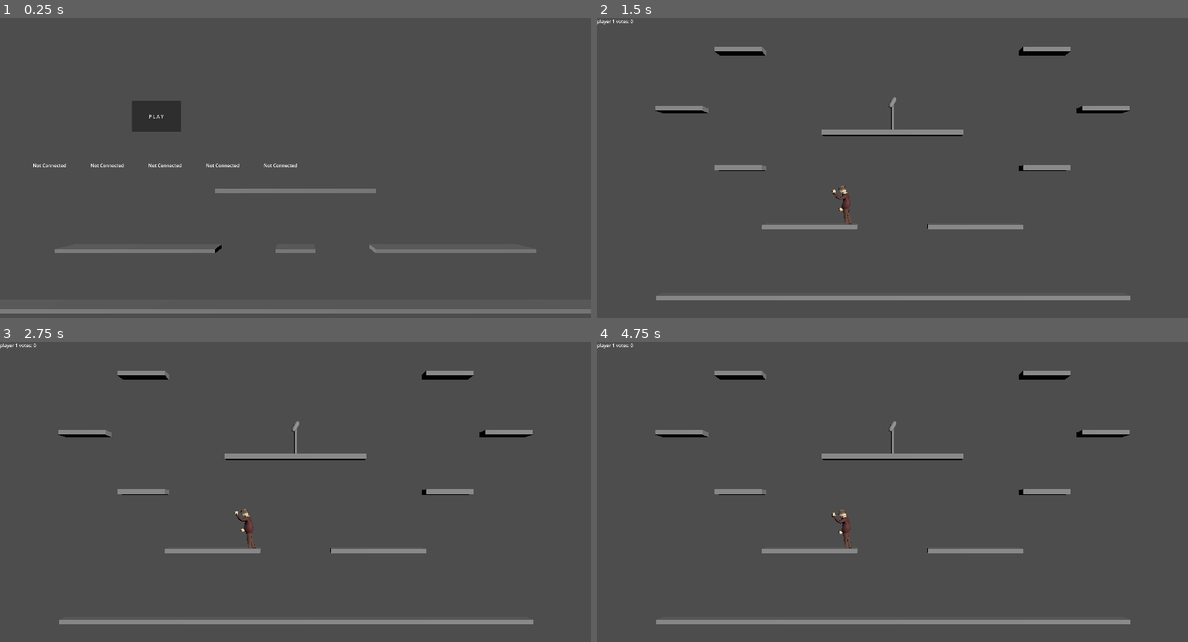
Above: before the commit, frames 1-4 (two rows, left to right).
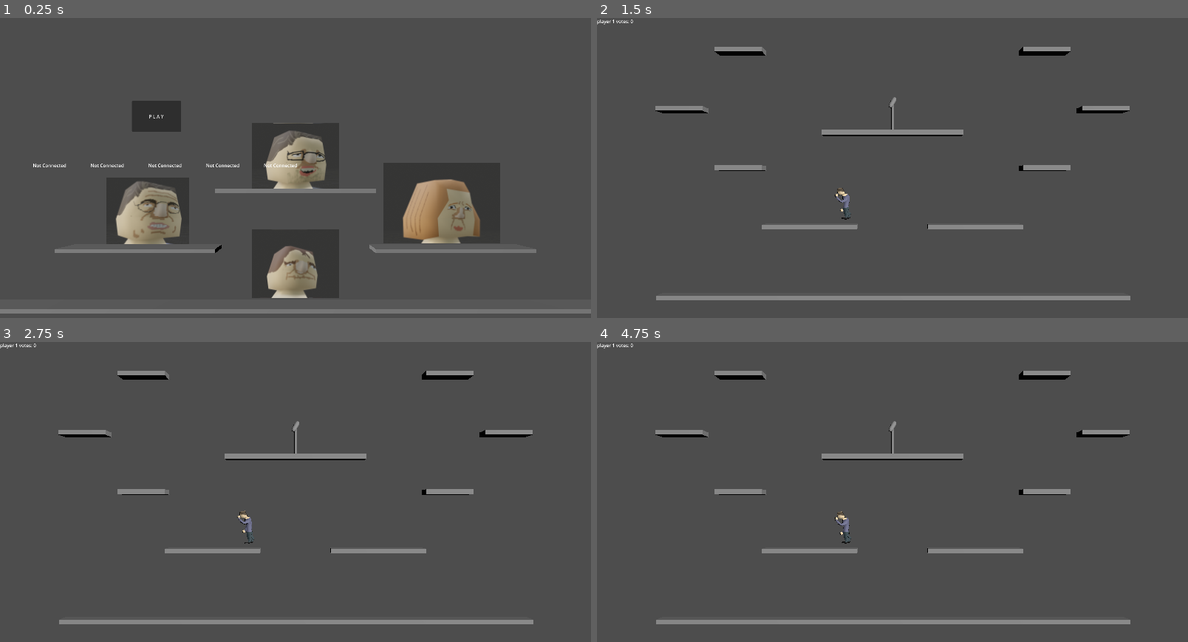
Above: after the commit, the same moments.

Repository: Dethcrvsh/mortal-democracy
Game: Godot game, scene res://scenes/main.tscn
Two runs of this game, one before a commit and one after it. Both use one fixed random seed, a clock stepped at 60 frames per second and the inputs below.
Inputs (mouse positions are in pixels of both pictures, inside the frame that each line leads up to):
- Up to frame 1 (0.25 s): no input
- Up to frame 2 (1.5 s): click "P L A Y" at 0.5 s; tap Enter (start) at 1.25, 1.35 s; move the mouse to (1022, 174) at 1.27 s; click (1022, 174) at 1.42 s
- Up to frame 3 (2.75 s): tap Enter (start) at 2 s; drag from (177, 531) to (265, 585) at 2.02 s
- Up to frame 4 (4.75 s): move the mouse to (951, 438) at 2.77 s; tap Enter (start) at 2.85, 3.5, 4.25, 4.35 s; click (951, 438) at 2.92 s; drag from (862, 585) to (715, 462) at 3.52 s; move the mouse to (1069, 567) at 4.27 s; click (1069, 567) at 4.42 s

The runs differ from the first frame. In frame 1, 11% of the frame differs, in the area x 18-85%, y 34-94%; in frame 2, 0.2%; in frame 3, 0.2%; in frame 4, 0.2%.

Commit message:
added select portraits

Diff:
--- /dev/null
+++ b/CharacterChanger.gd
@@ -0,0 +1,23 @@
+extends Area3D
+
+@onready var jimmy_model = load("res://scenes/jimmie_model.tscn")
+@onready var annie_model = load("res://scenes/annie_model.tscn")
+@onready var stefan_model = load("res://scenes/stefan_model.tscn")
+@onready var ulf_model = load("res://scenes/ulf_model.tscn")
+
+var id_to_model
+var character_id = 0
+
+# Called when the node enters the scene tree for the first time.
+func _ready():
+	id_to_model = {0:jimmy_model, 1:annie_model, 2:stefan_model, 3:ulf_model}
+
+
+# Called every frame. 'delta' is the elapsed time since the previous frame.
+func set_character_id(id):
+	character_id = id
+
+func _on_body_entered(body):
+	if body.has_method("change_character"):
+		var model_instance = id_to_model[character_id].instantiate()
+		body.change_character(model_instance)
--- /dev/null
+++ b/scenes/CharacterChangesMaster.gd
@@ -0,0 +1,12 @@
+extends Node3D
+
+
+# Called when the node enters the scene tree for the first time.
+func _ready():
+	var children = get_children()
+	for i in range(3):
+		children[i].get_node("CharacterChanger").set_character_id(i)
+
+# Called every frame. 'delta' is the elapsed time since the previous frame.
+func _process(delta):
+	pass
--- a/scenes/MenuMap.tscn
+++ b/scenes/MenuMap.tscn
@@ -1,8 +1,13 @@
-[gd_scene load_steps=4 format=3 uid="uid://dqhh5n0g2ejap"]
+[gd_scene load_steps=9 format=3 uid="uid://dqhh5n0g2ejap"]
 
 [ext_resource type="Script" path="res://scripts/map.gd" id="1_1ekv2"]
 [ext_resource type="PackedScene" uid="uid://bkoeeqyhqgy0l" path="res://scenes/Platform2.tscn" id="2_we57d"]
-[ext_resource type="PackedScene" uid="uid://da4bmar1xqjac" path="res://scenes/Platform1.tscn" id="3_lrvjl"]
+[ext_resource type="Script" path="res://scenes/CharacterChangesMaster.gd" id="3_h657m"]
+[ext_resource type="PackedScene" uid="uid://bkwa3ru7esa1j" path="res://scenes/character_changer.tscn" id="3_ppmdg"]
+[ext_resource type="Texture2D" uid="uid://ch8rfnu6a7l50" path="res://Assets/headshots/akesson.png" id="4_k1el4"]
+[ext_resource type="Texture2D" uid="uid://cbiuhuaxgrcfe" path="res://Assets/headshots/annie.png" id="6_a5w2p"]
+[ext_resource type="Texture2D" uid="uid://c1j2avryg6av2" path="res://Assets/headshots/steffe.png" id="7_esd25"]
+[ext_resource type="Texture2D" uid="uid://cctmiuqynkexv" path="res://Assets/headshots/uffe.png" id="8_r323d"]
 
 [node name="Map" type="Node3D"]
 script = ExtResource("1_1ekv2")
@@ -21,9 +26,6 @@
 transform = Transform3D(1, 0, 0, 0, 1, 0, 0, 0, 1, 24, 0, 0)
 
 [node name="Floor2" type="Node3D" parent="."]
-
-[node name="Platform1" parent="Floor2" instance=ExtResource("3_lrvjl")]
-transform = Transform3D(1, 0, 0, 0, 1, 0, 0, 0, 1, 12, 3, 0)
 
 [node name="Platform2" parent="Floor2" instance=ExtResource("2_we57d")]
 transform = Transform3D(1, 0, 0, 0, 1, 0, 0, 0, 1, 20, 3, 0)
@@ -58,3 +60,47 @@
 
 [node name="DirectionalLight3D" type="DirectionalLight3D" parent="."]
 transform = Transform3D(0.695085, 0, -0.718927, 0.332398, 0.886696, 0.321374, 0.63747, -0.462352, 0.616329, 0, 0, 0)
+light_indirect_energy = 3.438
+
+[node name="CharacterChanges" type="Node3D" parent="."]
+script = ExtResource("3_h657m")
+
+[node name="Jimmy" type="Node3D" parent="CharacterChanges"]
+transform = Transform3D(1, 0, 0, 0, 1, 0, 0, 0, 1, 12, 7, 0)
+
+[node name="CharacterChanger" parent="CharacterChanges/Jimmy" instance=ExtResource("3_ppmdg")]
+metadata/character_id = 0
+
+[node name="Sprite3D" type="Sprite3D" parent="CharacterChanges/Jimmy"]
+transform = Transform3D(1, 0, 0, 0, 1, 0, 0, 0, 1, 0, 0.910712, -0.660134)
+texture = ExtResource("4_k1el4")
+
+[node name="annie" type="Node3D" parent="CharacterChanges"]
+transform = Transform3D(1, 0, 0, 0, 1, 0, 0, 0, 1, 20.0449, 4.08149, 0)
+
+[node name="CharacterChanger" parent="CharacterChanges/annie" instance=ExtResource("3_ppmdg")]
+metadata/character_id = 0
+
+[node name="Sprite3D" type="Sprite3D" parent="CharacterChanges/annie"]
+transform = Transform3D(1, 0, 0, 0, 1, 0, 0, 0, 1, 0, 1.24545, -0.660134)
+texture = ExtResource("6_a5w2p")
+
+[node name="stefan" type="Node3D" parent="CharacterChanges"]
+transform = Transform3D(1, 0, 0, 0, 1, 0, 0, 0, 1, 12, 1.05976, 0)
+
+[node name="CharacterChanger" parent="CharacterChanges/stefan" instance=ExtResource("3_ppmdg")]
+metadata/character_id = 0
+
+[node name="Sprite3D" type="Sprite3D" parent="CharacterChanges/stefan"]
+transform = Transform3D(1, 0, 0, 0, 1, 0, 0, 0, 1, 0, 0.934819, -0.660134)
+texture = ExtResource("7_esd25")
+
+[node name="ulf" type="Node3D" parent="CharacterChanges"]
+transform = Transform3D(1, 0, 0, 0, 1, 0, 0, 0, 1, 3.86736, 3.96716, 0)
+
+[node name="CharacterChanger" parent="CharacterChanges/ulf" instance=ExtResource("3_ppmdg")]
+metadata/character_id = 0
+
+[node name="Sprite3D" type="Sprite3D" parent="CharacterChanges/ulf"]
+transform = Transform3D(1, 0, 0, 0, 1, 0, 0, 0, 1, 0, 0.910712, -0.660134)
+texture = ExtResource("8_r323d")
--- a/scenes/annie_model.tscn
+++ b/scenes/annie_model.tscn
@@ -6,7 +6,6 @@
 [ext_resource type="Animation" uid="uid://bmr4xgufmw5op" path="res://Assets/Models/animation.res" id="4_gvohi"]
 [ext_resource type="Animation" uid="uid://dxmq2uikcd34p" path="res://Assets/Models/fall.res" id="5_1ptbk"]
 [ext_resource type="Animation" uid="uid://cj5b52ysxqyur" path="res://Assets/Models/jump.res" id="6_faup3"]
-[ext_resource type="Animation" uid="uid://rdmrcwnud04w" path="res://Assets/Models/tumble.res" id="7_1er0d"]
 
 [sub_resource type="StandardMaterial3D" id="StandardMaterial3D_kx3gw"]
 resource_name = "Material"
@@ -101,12 +100,10 @@
 "Idel": ExtResource("3_l1pap"),
 "Run": ExtResource("4_gvohi"),
 "fall": ExtResource("5_1ptbk"),
-"jump": ExtResource("6_faup3"),
-"tumble": ExtResource("7_1er0d")
+"jump": ExtResource("6_faup3")
 }
 
 [node name="Model" type="Node3D"]
-transform = Transform3D(0, 0, 0, 0, 0, 0, 0, 0, 0, 0, 0, 0)
 
 [node name="Camera" type="Node3D" parent="."]
 transform = Transform3D(0.685921, 0.651558, 0.324014, 0, 0.445271, -0.895396, -0.727676, 0.61417, 0.305421, 7.35889, 4.95831, 6.92579)
--- /dev/null
+++ b/scenes/character_changer.tscn
@@ -0,0 +1,14 @@
+[gd_scene load_steps=3 format=3 uid="uid://bkwa3ru7esa1j"]
+
+[ext_resource type="Script" path="res://CharacterChanger.gd" id="1_5tjkk"]
+
+[sub_resource type="BoxShape3D" id="BoxShape3D_xhs85"]
+size = Vector3(2, 2, 2)
+
+[node name="CharacterChanger" type="Area3D"]
+script = ExtResource("1_5tjkk")
+
+[node name="CollisionShape3D" type="CollisionShape3D" parent="."]
+shape = SubResource("BoxShape3D_xhs85")
+
+[connection signal="body_entered" from="." to="." method="_on_body_entered"]
--- a/scenes/jimmie_model.tscn
+++ b/scenes/jimmie_model.tscn
@@ -6,7 +6,6 @@
 [ext_resource type="Animation" uid="uid://bmr4xgufmw5op" path="res://Assets/Models/animation.res" id="4_8rlc2"]
 [ext_resource type="Animation" uid="uid://dxmq2uikcd34p" path="res://Assets/Models/fall.res" id="5_jk8jx"]
 [ext_resource type="Animation" uid="uid://cj5b52ysxqyur" path="res://Assets/Models/jump.res" id="6_0u47y"]
-[ext_resource type="Animation" uid="uid://rdmrcwnud04w" path="res://Assets/Models/tumble.res" id="7_g4gqr"]
 
 [sub_resource type="StandardMaterial3D" id="StandardMaterial3D_x2v03"]
 resource_name = "Material"
@@ -101,12 +100,10 @@
 "Idel": ExtResource("3_diwpd"),
 "Run": ExtResource("4_8rlc2"),
 "fall": ExtResource("5_jk8jx"),
-"jump": ExtResource("6_0u47y"),
-"tumble": ExtResource("7_g4gqr")
+"jump": ExtResource("6_0u47y")
 }
 
 [node name="Model" type="Node3D"]
-transform = Transform3D(0, 0, 0, 0, 0, 0, 0, 0, 0, 0, 0, 0)
 
 [node name="Camera" type="Node3D" parent="."]
 transform = Transform3D(0.685921, 0.651558, 0.324014, 0, 0.445271, -0.895396, -0.727676, 0.61417, 0.305421, 7.35889, 4.95831, 6.92579)
@@ -119,84 +116,84 @@
 bones/0/rest = Transform3D(1, -1.04921e-10, -2.38307e-07, -1.49054e-08, 0.998014, -0.0629863, 2.3784e-07, 0.0629863, 0.998014, 2.32834e-10, 1.50564, -0.00677861)
 bones/0/enabled = true
 bones/0/position = Vector3(2.32834e-10, 1.97534, -0.00677862)
-bones/0/rotation = Quaternion(0.0559156, -1.1897e-07, -6.61014e-09, 0.998436)
+bones/0/rotation = Quaternion(0.0271641, -1.19111e-07, -3.18424e-09, 0.999631)
 bones/0/scale = Vector3(1, 1, 1)
 bones/1/name = "Spine.001"
 bones/1/parent = 0
 bones/1/rest = Transform3D(1, -2.96282e-09, 4.76796e-07, -3.00698e-09, 0.999922, 0.0125202, -4.76796e-07, -0.0125202, 0.999922, 1.23387e-14, 1.10945, -2.98504e-09)
 bones/1/enabled = true
 bones/1/position = Vector3(1.23387e-14, 1.10945, -2.98504e-09)
-bones/1/rotation = Quaternion(-0.148417, 2.35781e-07, -2.51379e-11, 0.988925)
+bones/1/rotation = Quaternion(-0.130139, 2.36392e-07, -2.33402e-11, 0.991496)
 bones/1/scale = Vector3(1, 1, 1)
 bones/2/name = "Shoulder.L"
 bones/2/parent = 1
 bones/2/rest = Transform3D(-0.218917, -0.974755, 0.0439032, 0.974499, -0.216145, 0.0602726, -0.0492616, 0.0559784, 0.997216, 5.90613e-09, 1.38415, -1.50815e-08)
 bones/2/enabled = true
 bones/2/position = Vector3(5.90613e-09, 1.38415, -1.50815e-08)
-bones/2/rotation = Quaternion(0.00509626, 0.0427731, 0.780741, 0.623368)
+bones/2/rotation = Quaternion(0.0022202, 0.0404508, 0.780346, 0.624034)
 bones/2/scale = Vector3(1, 1, 1)
 bones/3/name = "Arm1.L"
 bones/3/parent = 2
 bones/3/rest = Transform3D(0.504621, -0.858681, -0.0895827, 0.862478, 0.496757, 0.0967686, -0.0385925, -0.126095, 0.991267, 1.13268e-07, 1.34359, 3.59516e-09)
 bones/3/enabled = true
 bones/3/position = Vector3(1.13268e-07, 1.34359, 3.59516e-09)
-bones/3/rotation = Quaternion(-0.388739, -0.448576, 0.316622, 0.739873)
+bones/3/rotation = Quaternion(-0.405936, -0.450887, 0.322737, 0.726469)
 bones/3/scale = Vector3(1, 1, 1)
 bones/4/name = "Arm2.L"
 bones/4/parent = 3
 bones/4/rest = Transform3D(0.995259, -0.0972544, 0.0010665, 0.096762, 0.988992, -0.111948, 0.00983269, 0.111521, 0.993713, -2.02297e-07, 1.51898, 9.05745e-09)
 bones/4/enabled = true
 bones/4/position = Vector3(-2.02297e-07, 1.51898, 9.05745e-09)
-bones/4/rotation = Quaternion(-0.664886, 0.0393328, 0.236055, 0.707572)
+bones/4/rotation = Quaternion(-0.669075, -0.00719219, 0.225881, 0.708)
 bones/4/scale = Vector3(1, 1, 1)
 bones/5/name = "Fist.L"
 bones/5/parent = 4
 bones/5/rest = Transform3D(0.977858, -0.208651, -0.0160441, 0.209259, 0.974298, 0.0833917, -0.00176801, -0.0849027, 0.996388, -5.92678e-08, 1.70106, -9.28968e-09)
 bones/5/enabled = true
 bones/5/position = Vector3(-5.92678e-08, 1.70106, -9.28968e-09)
-bones/5/rotation = Quaternion(-0.341805, 0.178759, 0.161244, 0.908414)
+bones/5/rotation = Quaternion(-0.342168, 0.172533, 0.147317, 0.91184)
 bones/5/scale = Vector3(1, 1, 1)
 bones/6/name = "Bone.011"
 bones/6/parent = 1
 bones/6/rest = Transform3D(1, 1.21253e-08, 2.19967e-10, -1.21209e-08, 0.998725, 0.0504862, 3.92474e-10, -0.0504862, 0.998725, 4.0315e-15, 1.38415, 0)
 bones/6/enabled = true
 bones/6/position = Vector3(4.0315e-15, 1.38415, 0)
-bones/6/rotation = Quaternion(-0.347386, -2.68557e-11, -8.28781e-08, 0.937722)
+bones/6/rotation = Quaternion(-0.400122, -2.36987e-11, -9.54528e-08, 0.916462)
 bones/6/scale = Vector3(1, 1, 1)
 bones/7/name = "Bone.012"
 bones/7/parent = 6
 bones/7/rest = Transform3D(1, -8.88178e-16, 7.92995e-23, 8.88178e-16, 1, -3.72529e-09, -7.59908e-23, 3.72529e-09, 1, -1.67993e-15, 0.435215, 1.60371e-09)
 bones/7/enabled = true
 bones/7/position = Vector3(-1.67993e-15, 0.435215, 1.60371e-09)
-bones/7/rotation = Quaternion(0.375568, -1.34584e-14, 8.95425e-08, 0.926795)
+bones/7/rotation = Quaternion(0.456801, -9.64095e-15, 1.0891e-07, 0.889569)
 bones/7/scale = Vector3(1, 1, 1)
 bones/8/name = "Shoulder.R"
 bones/8/parent = 1
 bones/8/rest = Transform3D(-0.218917, 0.974755, -0.0439037, -0.974499, -0.216145, 0.0602726, 0.0492615, 0.0559788, 0.997216, 5.15396e-08, 1.38415, 3.11482e-09)
 bones/8/enabled = true
 bones/8/position = Vector3(5.15396e-08, 1.38415, 3.11482e-09)
-bones/8/rotation = Quaternion(0.17407, -0.0865382, -0.783151, 0.590665)
+bones/8/rotation = Quaternion(0.0690394, -0.040228, -0.774079, 0.628027)
 bones/8/scale = Vector3(1, 1, 1)
 bones/9/name = "Arm1.R"
 bones/9/parent = 8
 bones/9/rest = Transform3D(0.504621, 0.858681, 0.0895827, -0.862478, 0.496757, 0.0967686, 0.0385925, -0.126095, 0.991267, 1.17763e-07, 1.34359, -3.98627e-09)
 bones/9/enabled = true
 bones/9/position = Vector3(1.17763e-07, 1.34359, -3.98627e-09)
-bones/9/rotation = Quaternion(0.0846942, 0.376827, 0.073819, 0.919445)
+bones/9/rotation = Quaternion(-0.0916281, 0.397377, -0.132734, 0.90337)
 bones/9/scale = Vector3(1, 1, 1)
 bones/10/name = "Arm2.R"
 bones/10/parent = 9
 bones/10/rest = Transform3D(0.995259, 0.0972544, -0.0010665, -0.096762, 0.988992, -0.111948, -0.0098327, 0.111521, 0.993713, 3.5222e-08, 1.51898, -3.72529e-09)
 bones/10/enabled = true
 bones/10/position = Vector3(3.5222e-08, 1.51898, -3.72529e-09)
-bones/10/rotation = Quaternion(-0.5913, -0.256202, -0.0444782, 0.763378)
+bones/10/rotation = Quaternion(-0.648856, -0.225597, -0.0823668, 0.722016)
 bones/10/scale = Vector3(1, 1, 1)
 bones/11/name = "Fist.R"
 bones/11/parent = 10
 bones/11/rest = Transform3D(0.977858, 0.208651, 0.0160441, -0.209259, 0.974298, 0.0833917, 0.00176801, -0.0849027, 0.996388, 2.03135e-07, 1.70106, -9.63684e-10)
 bones/11/enabled = true
 bones/11/position = Vector3(2.03135e-07, 1.70106, -9.63684e-10)
-bones/11/rotation = Quaternion(-0.459471, -0.0366996, -0.182612, 0.868443)
+bones/11/rotation = Quaternion(-0.28995, -0.0201329, -0.153564, 0.944427)
 bones/11/scale = Vector3(1, 1, 1)
 bones/12/name = "LowerSpine"
 bones/12/parent = -1
--- a/scenes/player.tscn
+++ b/scenes/player.tscn
@@ -1,7 +1,7 @@
 [gd_scene load_steps=4 format=3 uid="uid://dmv20yirqb5xr"]
 
 [ext_resource type="Script" path="res://scripts/player.gd" id="1_i58mw"]
-[ext_resource type="PackedScene" uid="uid://cpcohsqxi1n55" path="res://scenes/stefan_model.tscn" id="2_6yoww"]
+[ext_resource type="PackedScene" uid="uid://cc3o5jjayjtil" path="res://scenes/ulf_model.tscn" id="2_4rqq5"]
 
 [sub_resource type="CapsuleShape3D" id="CapsuleShape3D_e2gan"]
 radius = 0.3
@@ -15,5 +15,5 @@
 transform = Transform3D(1, 0, 0, 0, 1, 0, 0, 0, 1, 0, 0.1, 0)
 shape = SubResource("CapsuleShape3D_e2gan")
 
-[node name="Model" parent="." instance=ExtResource("2_6yoww")]
+[node name="Model" parent="." instance=ExtResource("2_4rqq5")]
 transform = Transform3D(-8.74228e-09, 0, 0.2, 0, 0.2, 0, -0.2, 0, -8.74228e-09, 0, -0.4, 0)
--- a/scenes/stefan_model.tscn
+++ b/scenes/stefan_model.tscn
@@ -1,12 +1,11 @@
-[gd_scene load_steps=12 format=3 uid="uid://cpcohsqxi1n55"]
-
-[ext_resource type="Texture2D" path="res://Assets/Models/Stefan_Löfven_steffe.png" id="1_2lpps"]
+[gd_scene load_steps=11 format=3 uid="uid://cpcohsqxi1n55"]
+
+[ext_resource type="Texture2D" uid="uid://d0fmwogrr8bhb" path="res://Assets/Models/Stefan_Löfven_steffe.png" id="1_2lpps"]
 [ext_resource type="Animation" uid="uid://k65i5cvsxo3s" path="res://Assets/Models/ArmatureAction.res" id="2_oegel"]
 [ext_resource type="Animation" uid="uid://de6nd1osovm52" path="res://Assets/Models/Idel.res" id="3_c1p8i"]
 [ext_resource type="Animation" uid="uid://bmr4xgufmw5op" path="res://Assets/Models/animation.res" id="4_gs17h"]
 [ext_resource type="Animation" uid="uid://dxmq2uikcd34p" path="res://Assets/Models/fall.res" id="5_h2wst"]
 [ext_resource type="Animation" uid="uid://cj5b52ysxqyur" path="res://Assets/Models/jump.res" id="6_7u5ni"]
-[ext_resource type="Animation" uid="uid://rdmrcwnud04w" path="res://Assets/Models/tumble.res" id="7_uqnno"]
 
 [sub_resource type="StandardMaterial3D" id="StandardMaterial3D_x4ktq"]
 resource_name = "Material"
@@ -101,12 +100,10 @@
 "Idel": ExtResource("3_c1p8i"),
 "Run": ExtResource("4_gs17h"),
 "fall": ExtResource("5_h2wst"),
-"jump": ExtResource("6_7u5ni"),
-"tumble": ExtResource("7_uqnno")
+"jump": ExtResource("6_7u5ni")
 }
 
 [node name="Model" type="Node3D"]
-transform = Transform3D(0, 0, 0, 0, 0, 0, 0, 0, 0, 0, 0, 0)
 
 [node name="Camera" type="Node3D" parent="."]
 transform = Transform3D(0.685921, 0.651558, 0.324014, 0, 0.445271, -0.895396, -0.727676, 0.61417, 0.305421, 7.35889, 4.95831, 6.92579)
--- a/scenes/ulf_model.tscn
+++ b/scenes/ulf_model.tscn
@@ -1,12 +1,11 @@
-[gd_scene load_steps=12 format=3 uid="uid://cc3o5jjayjtil"]
-
-[ext_resource type="Texture2D" path="res://Assets/Models/Ulf_Kristerson_uffe.png" id="1_sumgb"]
+[gd_scene load_steps=11 format=3 uid="uid://cc3o5jjayjtil"]
+
+[ext_resource type="Texture2D" uid="uid://so8by4uxb7sa" path="res://Assets/Models/Ulf_Kristerson_uffe.png" id="1_sumgb"]
 [ext_resource type="Animation" uid="uid://k65i5cvsxo3s" path="res://Assets/Models/ArmatureAction.res" id="2_ycm34"]
 [ext_resource type="Animation" uid="uid://de6nd1osovm52" path="res://Assets/Models/Idel.res" id="3_gh18j"]
 [ext_resource type="Animation" uid="uid://bmr4xgufmw5op" path="res://Assets/Models/animation.res" id="4_mwjmm"]
 [ext_resource type="Animation" uid="uid://dxmq2uikcd34p" path="res://Assets/Models/fall.res" id="5_g30dq"]
 [ext_resource type="Animation" uid="uid://cj5b52ysxqyur" path="res://Assets/Models/jump.res" id="6_fempo"]
-[ext_resource type="Animation" uid="uid://rdmrcwnud04w" path="res://Assets/Models/tumble.res" id="7_0utb1"]
 
 [sub_resource type="StandardMaterial3D" id="StandardMaterial3D_87cwr"]
 resource_name = "Material"
@@ -101,12 +100,10 @@
 "Idel": ExtResource("3_gh18j"),
 "Run": ExtResource("4_mwjmm"),
 "fall": ExtResource("5_g30dq"),
-"jump": ExtResource("6_fempo"),
-"tumble": ExtResource("7_0utb1")
+"jump": ExtResource("6_fempo")
 }
 
 [node name="Model" type="Node3D"]
-transform = Transform3D(0, 0, 0, 0, 0, 0, 0, 0, 0, 0, 0, 0)
 
 [node name="Camera" type="Node3D" parent="."]
 transform = Transform3D(0.685921, 0.651558, 0.324014, 0, 0.445271, -0.895396, -0.727676, 0.61417, 0.305421, 7.35889, 4.95831, 6.92579)
Binary file added: Assets/headshots/akesson.png
Not shown, added: Assets/headshots/akesson.png.import
Binary file added: Assets/headshots/annie.png
Not shown, added: Assets/headshots/annie.png.import
Binary file added: Assets/headshots/steffe.png
Not shown, added: Assets/headshots/steffe.png.import
Binary file added: Assets/headshots/uffe.png
Not shown, added: Assets/headshots/uffe.png.import
Not shown: 1 places in scenes/annie_model.tscn that only renumber resources
Not shown: 1 places in scenes/jimmie_model.tscn that only renumber resources
